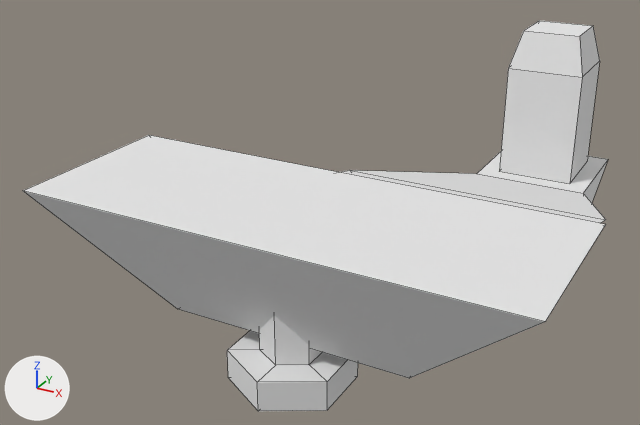
Two versions of the OBJ model src/main/resources/assets/ivv/objmodels/parts/hitch.obj, one commit apart.
One viewpoint serves both versions: a 50 mm lens placed at (0.186, -0.31, 0.159), pointed at (-0.083, 0.179, -0.085). The lights are fixed; the arrows at lower left show +X, +Y and +Z. Mesh edges are drawn as thin lines. Where no turn or scale is listed for an object, it has been applied to the vertices. Vertices at the same position are counted once.

Names of what the first picture shows: 'bolt', 'joint', 'pivot'.
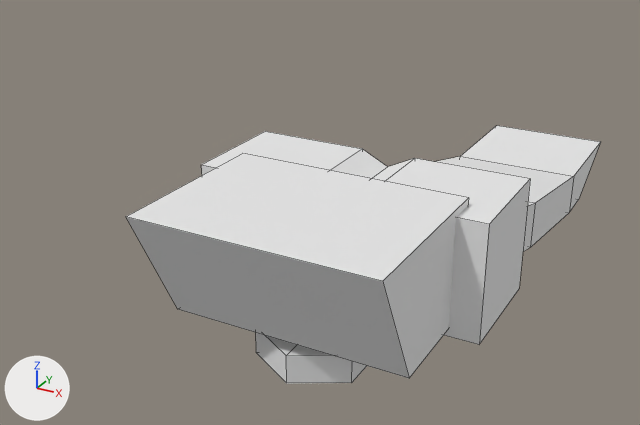
Boxes (x1, y1, x2, y2) around the edits, measured in the pictures (640 x 425 px):
'joint', reshaped (41% narrower, 8% shorter)
    before: (23, 135, 606, 378)
    after: (126, 154, 468, 378)
'pivot', reshaped
    before: (340, 20, 608, 223)
    after: (435, 126, 601, 251)
'#joint_alt', added
    after: (201, 131, 530, 345)
'bolt', mesh moved
    before: (227, 316, 358, 411)
    after: (256, 333, 367, 384)
part 3 of me_pivot, rebuilt
    before: (340, 152, 608, 223)
    after: (435, 126, 601, 251)
part 4 of me_pivot, deleted
    before: (499, 20, 600, 184)

The change, as a list of edits to the scene's bpy script:
```text
Change me_bolt:
    where me_bolt.from_pydata(...)  # 27 vertices, 36 faces; spans x -0.0271..0.0271, y -0.0313..0.0312, z -0.0859..-0.0234
    used by ob_bolt; location = (0.0, 0.0, 0.0)
    me_bolt part 1: the whole mesh is moved by (0.0, 0.025, 0.0)
Change me_joint:
    where me_joint.from_pydata(...)  # 8 vertices, 6 faces; spans x -0.125..0.125, y -0.038..0.056, z -0.063..0.0
    used by ob_joint; location = (0.0, 0.0, 0.0)
    me_joint part 2
    me_joint.vertices[0].co: (0.125, 0.056, 0.0) -> (0.062, 0.056, 0.0)  # pixel (605, 224) -> pixel (468, 197)
    me_joint.vertices[1].co: (0.125, -0.038, 0.0) -> (0.062, -0.038, 0.0)  # pixel (545, 321) -> pixel (382, 281)
    me_joint.vertices[5].co: (-0.125, -0.038, 0.0) -> (-0.062, -0.038, 0.0)  # pixel (22, 190) -> pixel (125, 216)
    me_joint.vertices[6].co: (-0.125, 0.056, 0.0) -> (-0.062, 0.056, 0.0)  # pixel (148, 135) -> pixel (242, 153)
Change me_pivot:
    used by ob_pivot; location = (0.0, 0.0, 0.0)
    remove me_pivot.from_pydata(...)  # 28 vertices, 24 faces; spans x -0.094..0.094, y 0.056..0.494, z -0.156..0.0
    add me_pivot.from_pydata(...)  # 16 vertices, 14 faces; spans x -0.062..0.062, y 0.056..0.447, z -0.125..-0.016
    me_pivot part 3: the loose piece of 16 vertices spanning x -0.094..0.094, y 0.056..0.494, z -0.156..-0.031 is rebuilt with 16 vertices and now spans x -0.062..0.062, y 0.056..0.447, z -0.125..-0.016
    me_pivot part 4: the loose piece of 12 vertices spanning x -0.031..0.031, y 0.416..0.478, z -0.125..0.0 is deleted
Add me_joint_alt:
    me_joint_alt.from_pydata(...)  # 20 vertices, 18 faces; spans x -0.078..0.078, y 0.041..0.103, z -0.066..-0.004
    me_joint_alt.materials.append(mat_m_0)  # white #e7e7e7
Add ob_joint_alt:
    ob_joint_alt = bpy.data.objects.new('#joint_alt', me_joint_alt)
    ob_joint_alt.location = (0.0, 0.0, 0.0)
```
